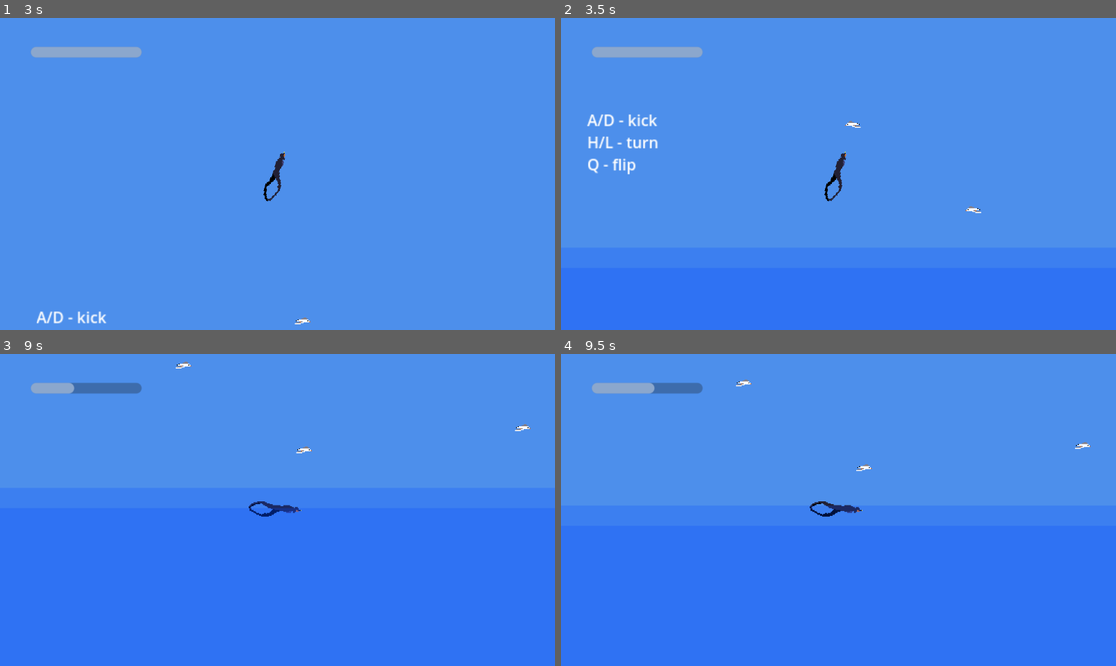
Above: before the commit, frames 1-4 (two rows, left to right).
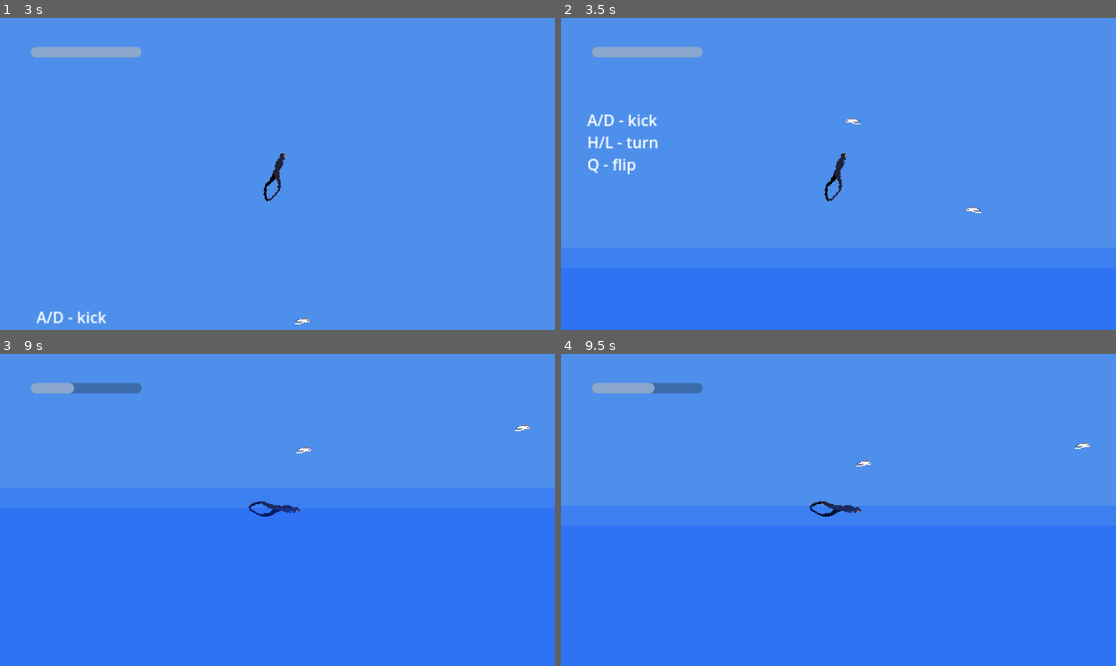
Above: after the commit, the same moments.

Repository: kstolen0/freediver-game
Game: Godot game, scene res://root.tscn
Same seed, same stepped clock (60 frames per second), same inputs: the game is played once before the commit and once after it.
Inputs:
- Up to frame 1 (3 s): tap Enter at 0.5, 2 s; hold D 0.53-1.28 s; tap Q (flip_diver) at 0.6, 2.85 s; tap Space at 1.25 s; hold A 1.28-2.03 s; tap L at 1.35 s; hold H 2.03-2.78 s; hold D from 2.03 s (still down)
- Up to frame 2 (3.5 s): keep holding D
- Up to frame 3 (9 s): release D at 3.53 s; hold L 3.53-4.28 s; hold A 3.53-5.78 s; tap H at 4.35, 8.85 s; tap Space at 5 s; tap Q (flip_diver) at 5.1, 7.35 s; tap Enter at 5.75 s; hold D 5.78-8.03 s; tap L at 5.85 s; hold H 6.53-7.28 s; hold L 8.03-8.78 s; hold A from 8.03 s (still down)
- Up to frame 4 (9.5 s): keep holding A

Frame 1 is identical in both runs. In frame 2, less than 0.1% of the frame differs, in the area x 51-55%, y 31-36%; in frame 3, less than 0.1%; in frame 4, 0.1%, in the area x 31-57%, y 8-38%.

Commit message:
birds fly away when player is close

Diff:
--- a/seagull.gd
+++ b/seagull.gd
@@ -1,7 +1,7 @@
 extends CharacterBody2D
 
 var glide = Vector2(15, 0)
-var prev_x = 0
+var prev_x = 15
 var current_animation = "cruising"
 var state = "cruising"
 var submerged = 0
@@ -9,38 +9,45 @@
 signal on_water
 
 func _ready():
-	$turn_timer.start()
-	$animation_timer.start()
-	$land_timer.start()
+	$timers/turn_timer.start()
+	$timers/animation_timer.start()
+	$timers/land_timer.start()
 	connect("on_water", landed)
 
 func landed():
 	print("LANDED")
+	state = "idle"
 	glide.y = 0
 	glide.x = 0
 	$gull_animations/AnimationPlayer.play("idle")
-	$flight_timer.wait_time = randi() % 3 + 5
-	$flight_timer.start()
+	$timers/flight_timer.wait_time = randi() % 3 + 5
+	$timers/flight_timer.start()
 
 func _physics_process(delta):
 	velocity = glide
+
+	if ($"../player".position - position).length() < 60 :
+		print("TOO CLOSE")
+		for timer in $timers.get_children():
+			timer.stop()
+			_on_flight_timer_timeout()
 	move_and_slide()
 
 func _on_animation_timer_timeout():
 	print("FLAP")
 	if current_animation == "cruising":
 		current_animation = "flap"
-		$animation_timer.wait_time = randi() % 6 + 5
+		$timers/animation_timer.wait_time = randi() % 6 + 5
 	else:
 		current_animation = "cruising"
-		$animation_timer.wait_time = 0.4
+		$timers/animation_timer.wait_time = 0.4
 	$"gull_animations/AnimationPlayer".play(current_animation)
 
 func _on_land_timer_timeout():
 	print("LANDING")
 	state = "landing"
-	$turn_timer.stop()
-	$animation_timer.stop()
+	$timers/turn_timer.stop()
+	$timers/animation_timer.stop()
 	$gull_animations/AnimationPlayer.play("take-off")
 	glide.y = 15
 	prev_x = glide.x
@@ -51,22 +58,23 @@
 	$gull_animations/AnimationPlayer.play("take-off")
 	glide.y = -15
 	glide.x = prev_x
-	$cruise_timer.wait_time = randi() % 3 + 5
-	$cruise_timer.start()
+	$timers/cruise_timer.wait_time = randi() % 3 + 5
+	$timers/cruise_timer.start()
 
 func _on_cruise_timer_timeout():
 	print("CRUISING")
 	state = "cruising"
 	glide.y = 0
-	$animation_timer.start()
-	$turn_timer.start()
+	$timers/animation_timer.start()
+	$timers/turn_timer.start()
 	$gull_animations/AnimationPlayer.play("cruising")
-	$land_timer.wait_time = randi() % 6 + 5
-	$land_timer.start()
+	$timers/land_timer.wait_time = randi() % 6 + 5
+	$timers/land_timer.start()
 
 
 func _on_turn_timer_timeout():
 	print("TURN")
-	$turn_timer.wait_time = randi() % 6 + 5
+	$timers/turn_timer.wait_time = randi() % 6 + 5
 	glide.x = -glide.x
+	prev_x = glide.x
 	$"gull_animations".scale.x = -$"gull_animations".scale.x
--- a/seagull.tscn
+++ b/seagull.tscn
@@ -99,23 +99,25 @@
 "": SubResource("AnimationLibrary_x4ms0")
 }
 
-[node name="turn_timer" type="Timer" parent="."]
+[node name="timers" type="Node2D" parent="."]
+
+[node name="turn_timer" type="Timer" parent="timers"]
 wait_time = 3.0
 
-[node name="animation_timer" type="Timer" parent="."]
+[node name="animation_timer" type="Timer" parent="timers"]
 
-[node name="land_timer" type="Timer" parent="."]
+[node name="land_timer" type="Timer" parent="timers"]
 wait_time = 10.0
 one_shot = true
 
-[node name="flight_timer" type="Timer" parent="."]
+[node name="flight_timer" type="Timer" parent="timers"]
 one_shot = true
 
-[node name="cruise_timer" type="Timer" parent="."]
+[node name="cruise_timer" type="Timer" parent="timers"]
 one_shot = true
 
-[connection signal="timeout" from="turn_timer" to="." method="_on_turn_timer_timeout"]
-[connection signal="timeout" from="animation_timer" to="." method="_on_animation_timer_timeout"]
-[connection signal="timeout" from="land_timer" to="." method="_on_land_timer_timeout"]
-[connection signal="timeout" from="flight_timer" to="." method="_on_flight_timer_timeout"]
-[connection signal="timeout" from="cruise_timer" to="." method="_on_cruise_timer_timeout"]
+[connection signal="timeout" from="timers/turn_timer" to="." method="_on_turn_timer_timeout"]
+[connection signal="timeout" from="timers/animation_timer" to="." method="_on_animation_timer_timeout"]
+[connection signal="timeout" from="timers/land_timer" to="." method="_on_land_timer_timeout"]
+[connection signal="timeout" from="timers/flight_timer" to="." method="_on_flight_timer_timeout"]
+[connection signal="timeout" from="timers/cruise_timer" to="." method="_on_cruise_timer_timeout"]
